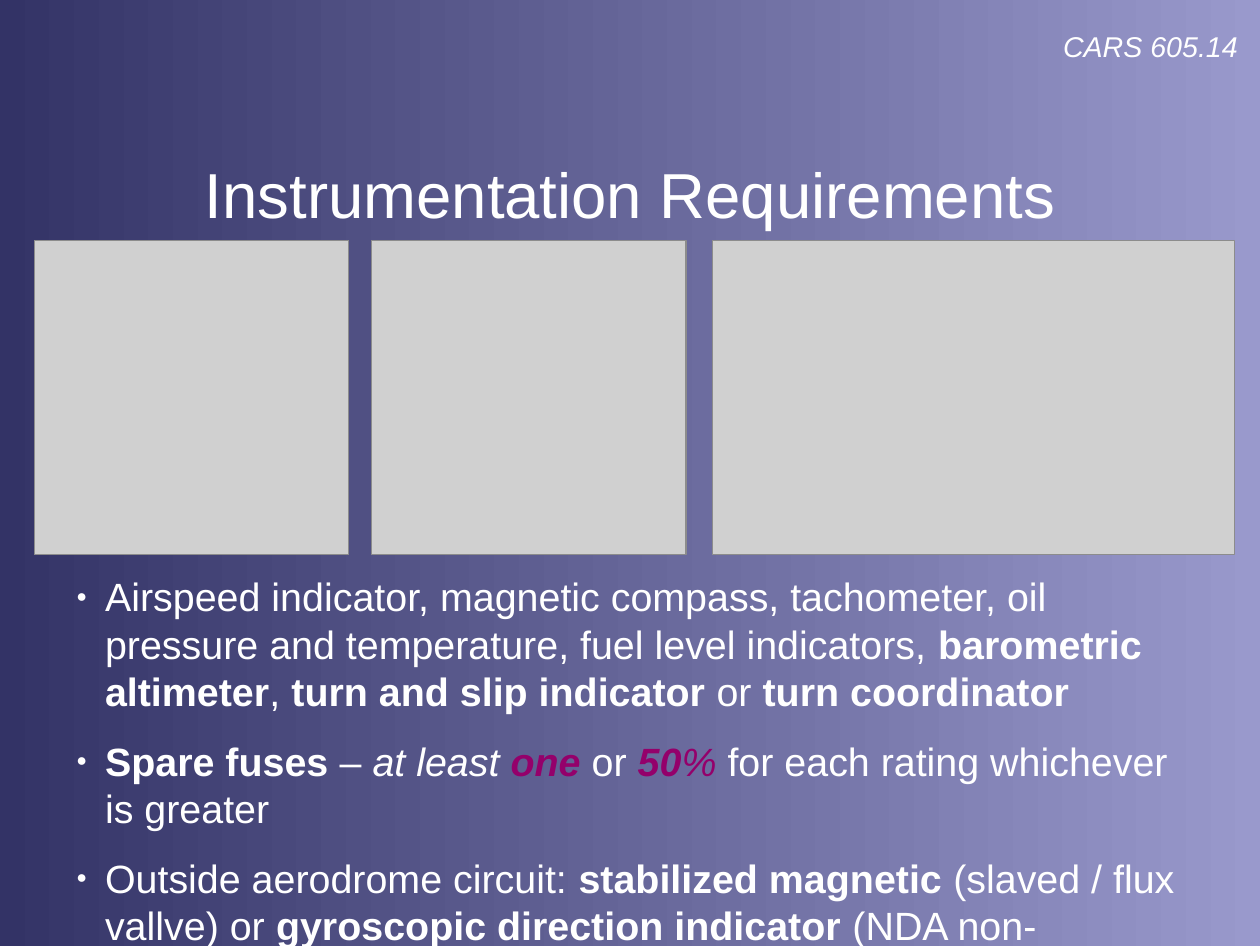
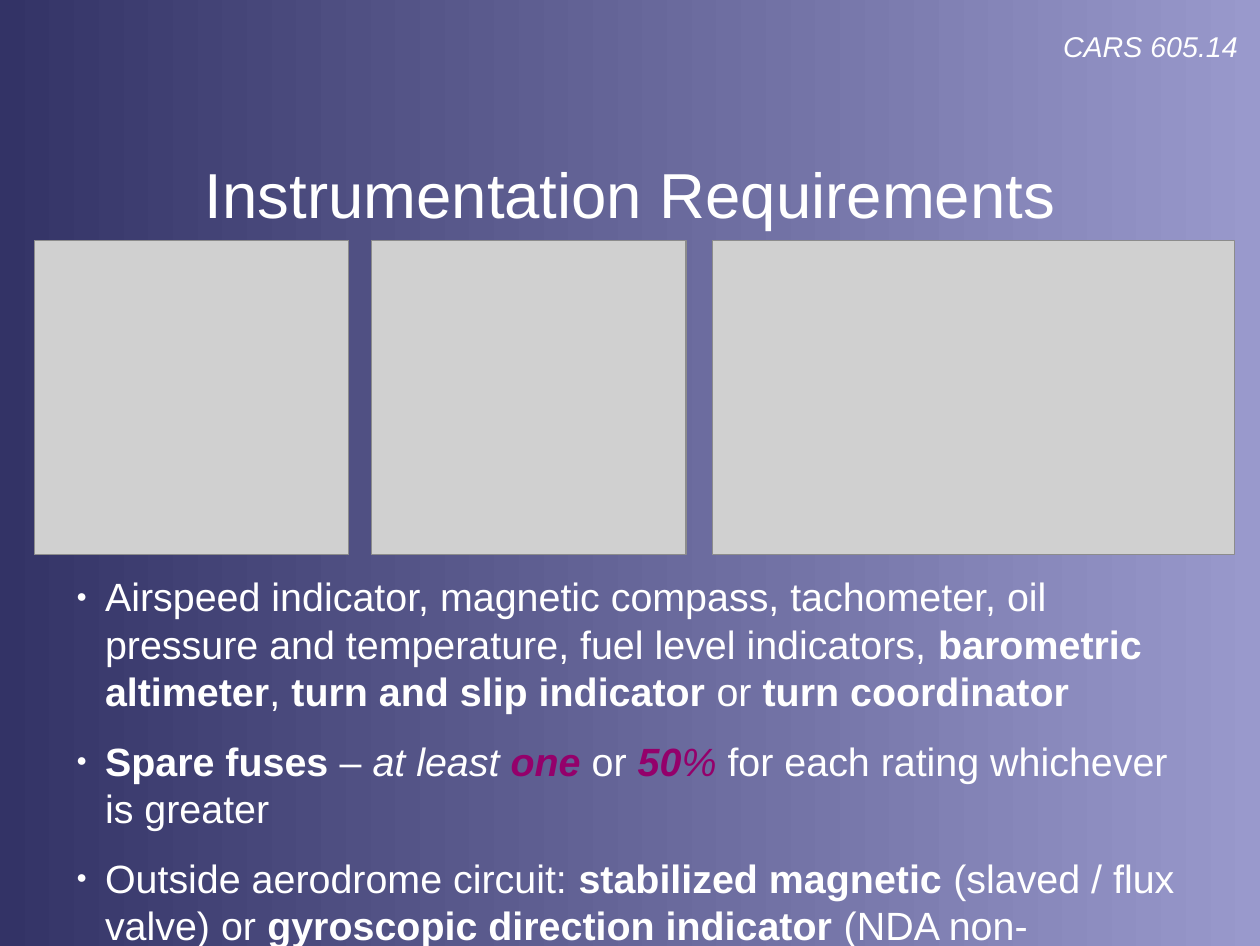
Before and after one commit to stephanheinemann/flight, a slide deck: slide 6 of FI/NightFlying/NightFlying.odp. Drawn at 1260x946 pixels with LibreOffice and Linux fonts; fonts in the diff are those of the drawing; grey boxes stand for pictures; background and template pictures are left out. Boxes give left, top, right and bottom in pixels: in the first picture for what was removed or moved away, otherwise in the second. Text is boxed around its words. In the diff, an @@ line names an element or a change of style, - is before the commit and + after.

```diff
--- a/FI/NightFlying/NightFlying.odp
+++ b/FI/NightFlying/NightFlying.odp
@@ text at (105,864,1174,946): text changed @@
-● Outside aerodrome circuit: stabilized magnetic (slaved / flux vallve) or gyroscopic direction indicator (NDA non-magnetic)
+● Outside aerodrome circuit: stabilized magnetic (slaved / flux valve) or gyroscopic direction indicator (NDA non-magnetic)
```
Also in this commit, not shown: 1 other slide changed.
